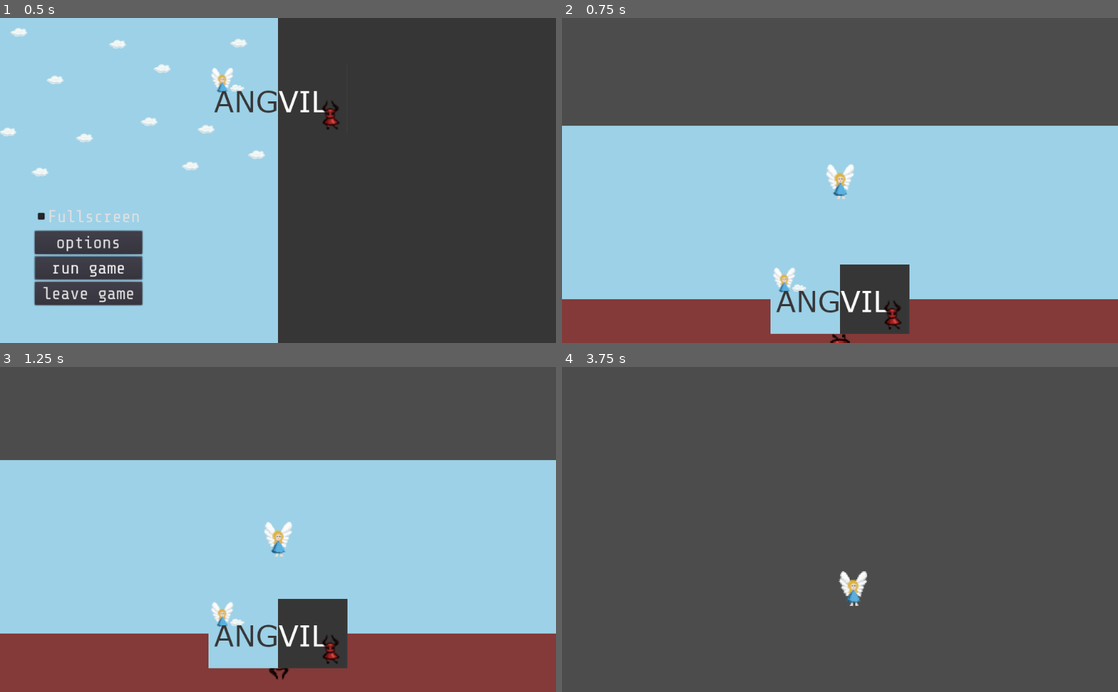
Above: before the commit, frames 1-4 (two rows, left to right).
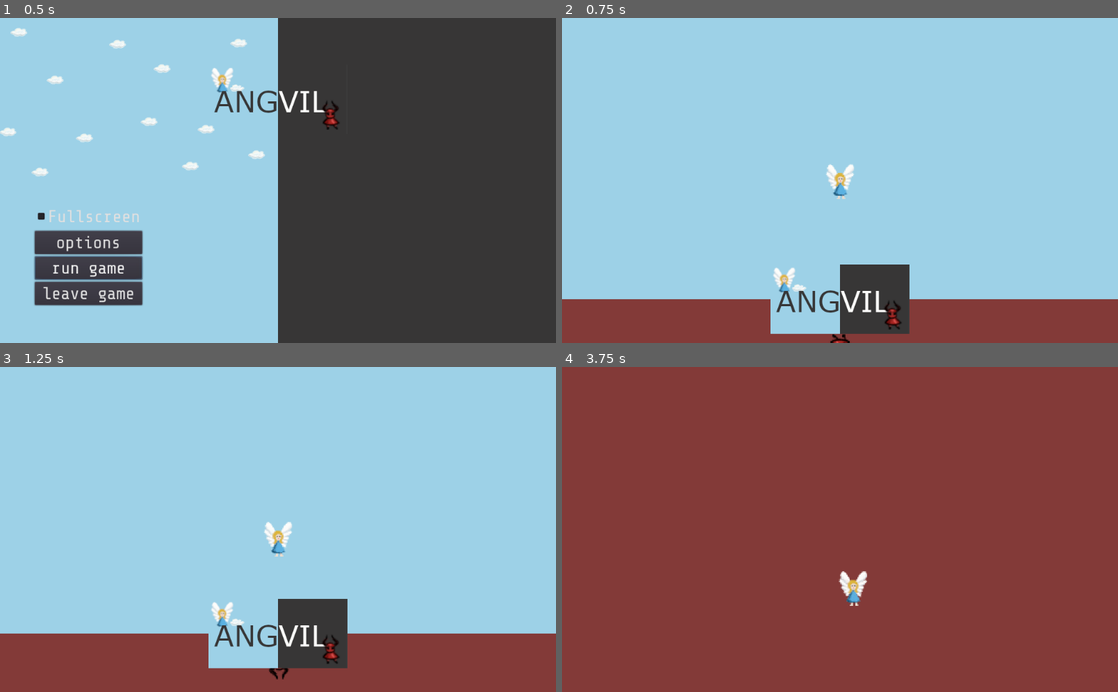
Above: after the commit, the same moments.

Repository: ang-vil/angvil
Game: Godot game, scene res://scenes/menu.tscn
Two runs of this game, one before a commit and one after it. Both use one fixed random seed, a clock stepped at 60 frames per second and the inputs below.
Inputs (mouse positions are in pixels of both pictures, inside the frame that each line leads up to):
- Up to frame 1 (0.5 s): no input
- Up to frame 2 (0.75 s): click "run game" at 0.5 s
- Up to frame 3 (1.25 s): no input
- Up to frame 4 (3.75 s): tap Enter at 1.25 s; move the mouse to (962, 513) at 1.27 s; hold Right (key_right) 1.28-2.03 s; click (962, 513) at 1.42 s; move the mouse to (728, 545) at 2.02 s; hold Left (key_left) 2.03-2.78 s; move the mouse to (895, 458) at 2.77 s; hold Right (key_right) 2.78-3.53 s; move the mouse to (812, 594) at 3.52 s; hold Up (key_up) from 3.53 s (still down); click (812, 594) at 3.67 s

Frame 1 is identical in both runs. In frame 2, 33% of the frame differs, in the area x 0-100%, y 0-34%; in frame 3, 29%; in frame 4, 100%, in the area x 0-100%, y 0-100%.

Commit message:
Repeat background color

Diff:
--- a/scenes/Level.tscn
+++ b/scenes/Level.tscn
@@ -13,25 +13,30 @@
 
 [node name="Level" type="Node2D"]
 
-[node name="ColorHeaven" type="ColorRect" parent="."]
+[node name="ParallaxBackground" type="ParallaxBackground" parent="."]
+
+[node name="ParallaxLayer" type="ParallaxLayer" parent="ParallaxBackground"]
+motion_mirroring = Vector2( 1, 0 )
+
+[node name="ColorHeaven" type="ColorRect" parent="ParallaxBackground/ParallaxLayer"]
 anchor_left = 0.5
 anchor_top = 1.0
 anchor_right = 0.5
 anchor_bottom = 1.0
-margin_left = -512.0
-margin_top = -320.0
-margin_right = 512.0
+margin_left = -4096.0
+margin_top = -4096.0
+margin_right = 4096.0
 color = Color( 0.615686, 0.819608, 0.905882, 1 )
 __meta__ = {
 "_edit_use_anchors_": false
 }
 
-[node name="ColorHell" type="ColorRect" parent="."]
+[node name="ColorHell" type="ColorRect" parent="ParallaxBackground/ParallaxLayer"]
 anchor_left = 0.5
 anchor_right = 0.5
-margin_left = -512.0
-margin_right = 512.0
-margin_bottom = 320.0
+margin_left = -4096.0
+margin_right = 4096.0
+margin_bottom = 4096.0
 color = Color( 0.513726, 0.227451, 0.219608, 1 )
 __meta__ = {
 "_edit_use_anchors_": false
